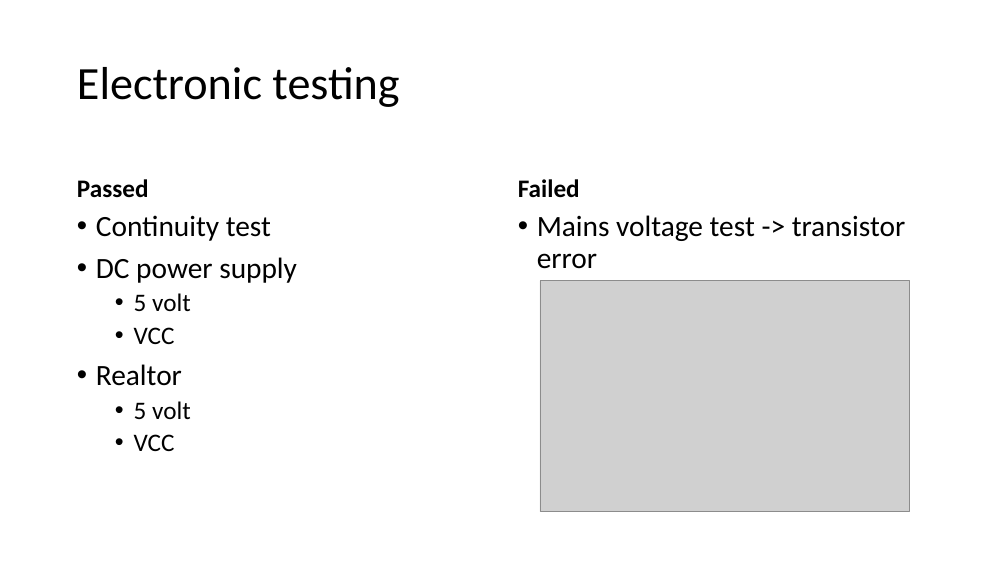
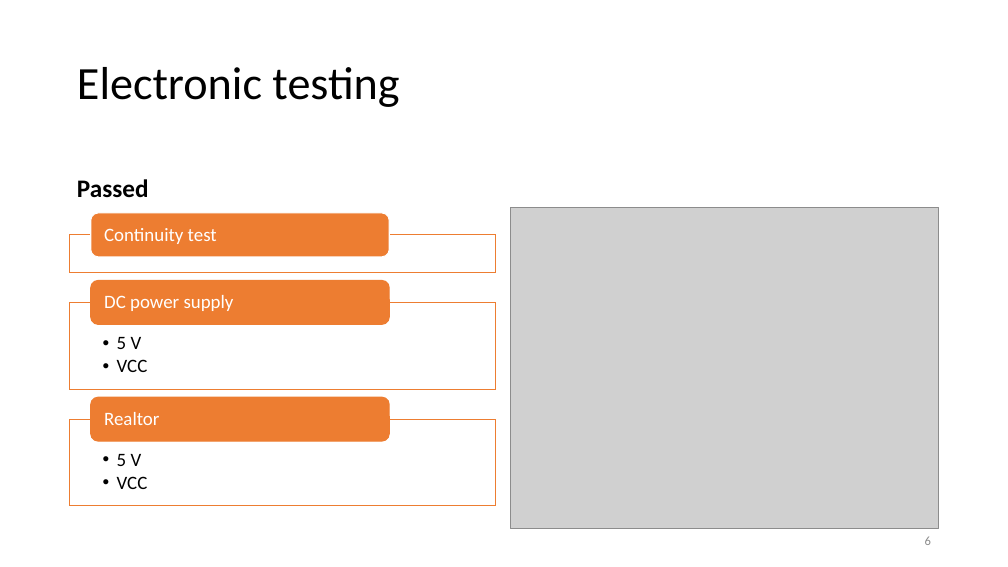
Before and after one commit to SeppeBudenaers/Soldeer_Station_Seppe_Budenaers, a slide deck: slide 6 of Media/Presentatie1.pptx. Drawn at 1008x567 pixels with LibreOffice and Linux fonts; fonts in the diff are those of the drawing; grey boxes stand for pictures. Boxes give left, top, right and bottom in pixels: in the first picture for what was removed or moved away, otherwise in the second. Text is boxed around its words. In the diff, an @@ line names an element or a change of style, - is before the commit and + after.

```diff
--- a/Media/Presentatie1.pptx
+++ b/Media/Presentatie1.pptx
@@ text removed at <box>518,179,580,198</box> @@
-Failed
@@ picture at <box>511,207,939,528</box>: rotation 0 to 270 degrees @@
@@ text removed at <box>96,215,297,451</box> @@
-• Continuity test
-• DC power supply
-  • 5 volt
-  • VCC
-• Realtor
-  • 5 volt
-  • VCC
@@ text removed at <box>537,215,906,269</box> @@
-• Mains voltage test -> transistor error
@@ group added at <box>70,213,496,506</box>: 5 texts, 3 rectangles, 3 rounded rectangles @@
+Continuity test
+  • 5 V
+  • VCC
+DC power supply
+  • 5 V
+  • VCC
+Realtor
@@ page number added at <box>925,536,931,545</box>, 12 pt, text #8C8C8C @@
+6
```
Also in this commit, not shown: 5 other slides changed, 1 slide added, 10 other files.
